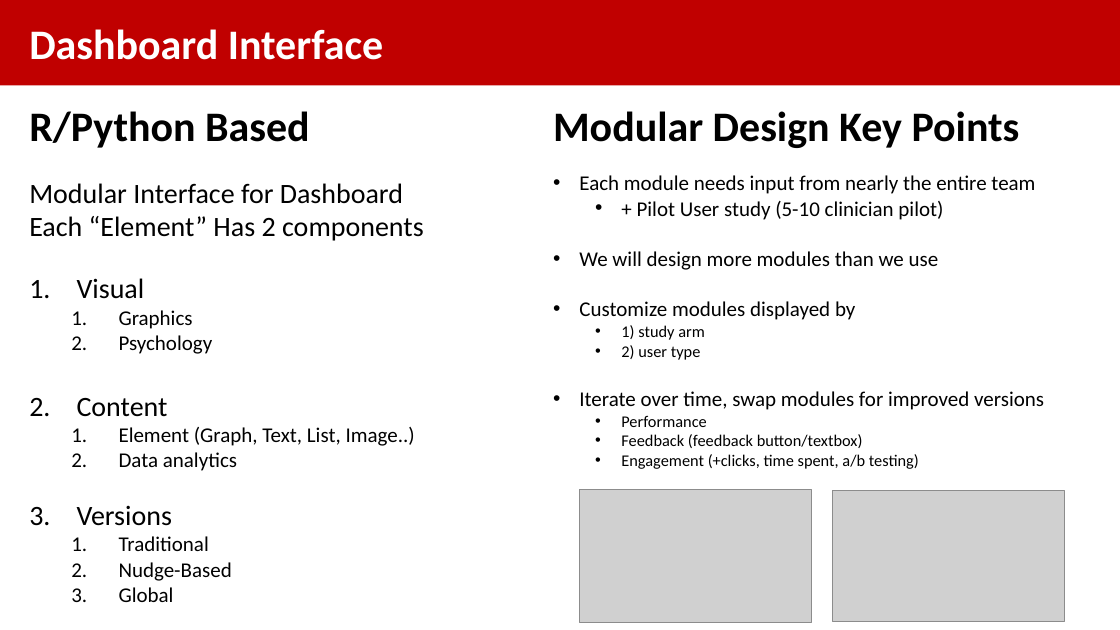
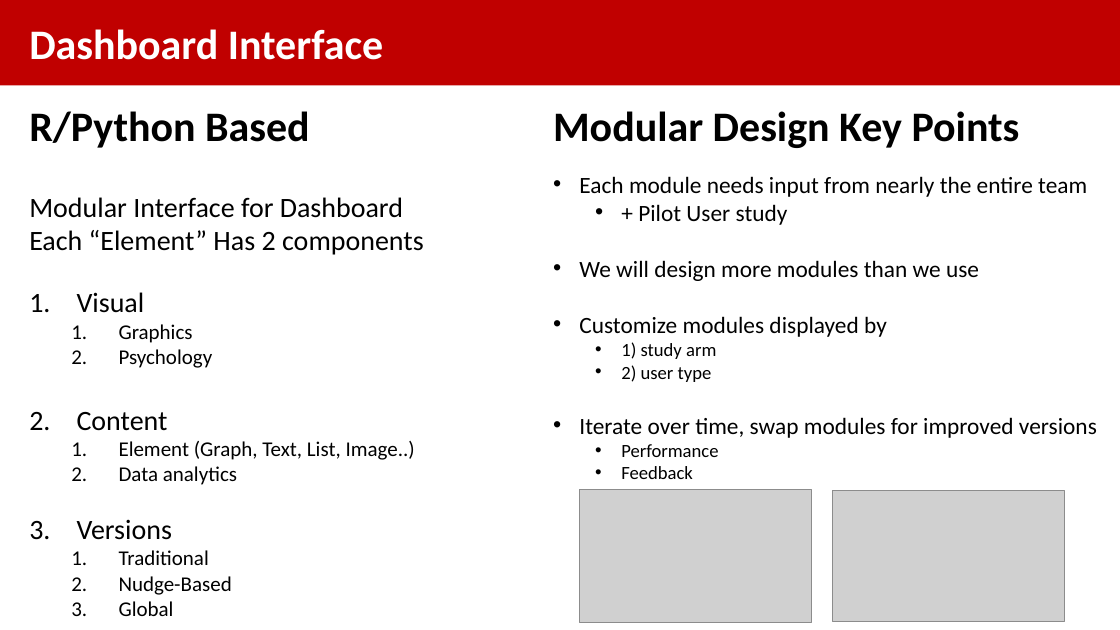
Before and after one commit to RazaS/GADGET_public, a slide deck: slide 6 of GADGET_Blueprint_1.pptx. Drawn at 1120x630 pixels with LibreOffice and Linux fonts; fonts in the diff are those of the drawing; grey boxes stand for pictures. Boxes give left, top, right and bottom in pixels: in the first picture for what was removed or moved away, otherwise in the second. Text is boxed around its words. In the diff, an @@ line names an element or a change of style, - is before the commit and + after.

```diff
--- a/GADGET_Blueprint_1.pptx
+++ b/GADGET_Blueprint_1.pptx
@@ text "R/Python Based" rewrapped from box(29, 111, 424, 602) to box(29, 111, 424, 616) @@
@@ text at box(579, 176, 1097, 457): size 18 to 20 pt in "Each module needs input from nearly the ...", "We will design more modules than we ...", "Customize modules displayed by", "Iterate over time, swap modules for improved ..."; size 14 to 16 pt in "1) study arm", "2) user type", "Performance" @@
@@ text at box(638, 204, 788, 225): text changed; size 18 to 20 pt @@
-  • + Pilot User study (5-10 clinician pilot)
+  • + Pilot User study
@@ text at box(621, 466, 693, 479): text changed; size 14 to 16 pt @@
-  • Feedback (feedback button/textbox)
-  • Engagement (+clicks, time spent, a/b testing)
+  • Feedback
```
Also in this commit, not shown: 2 other slides changed, 3 other files.
